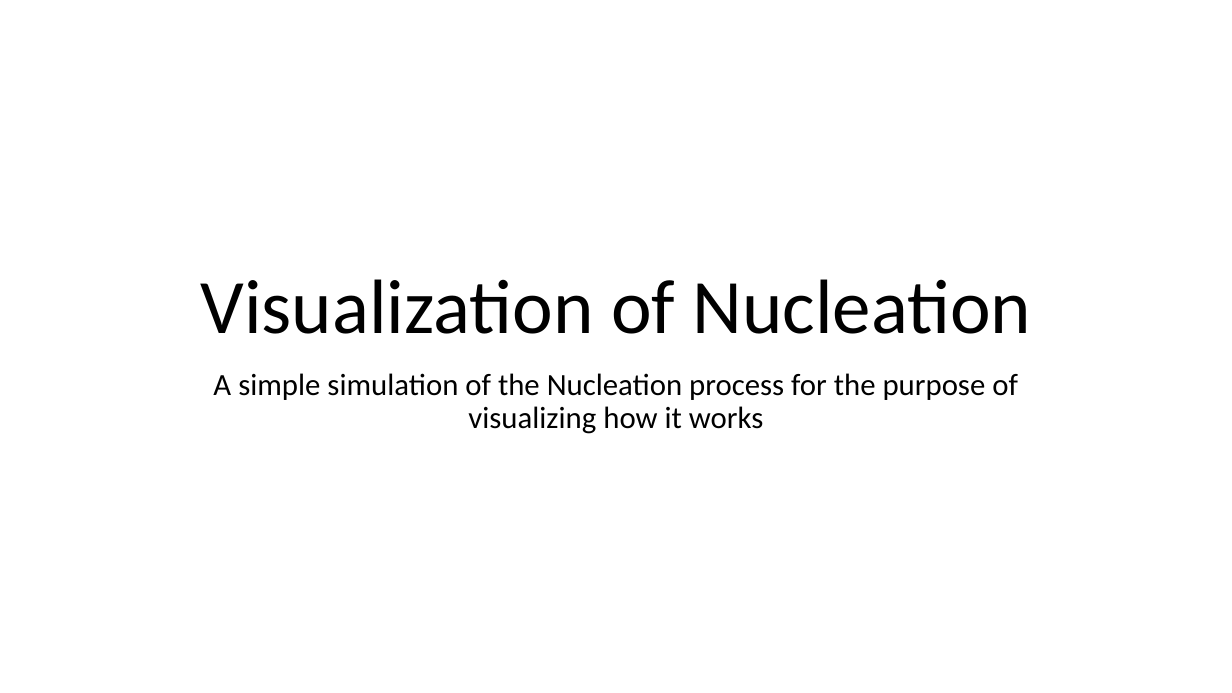
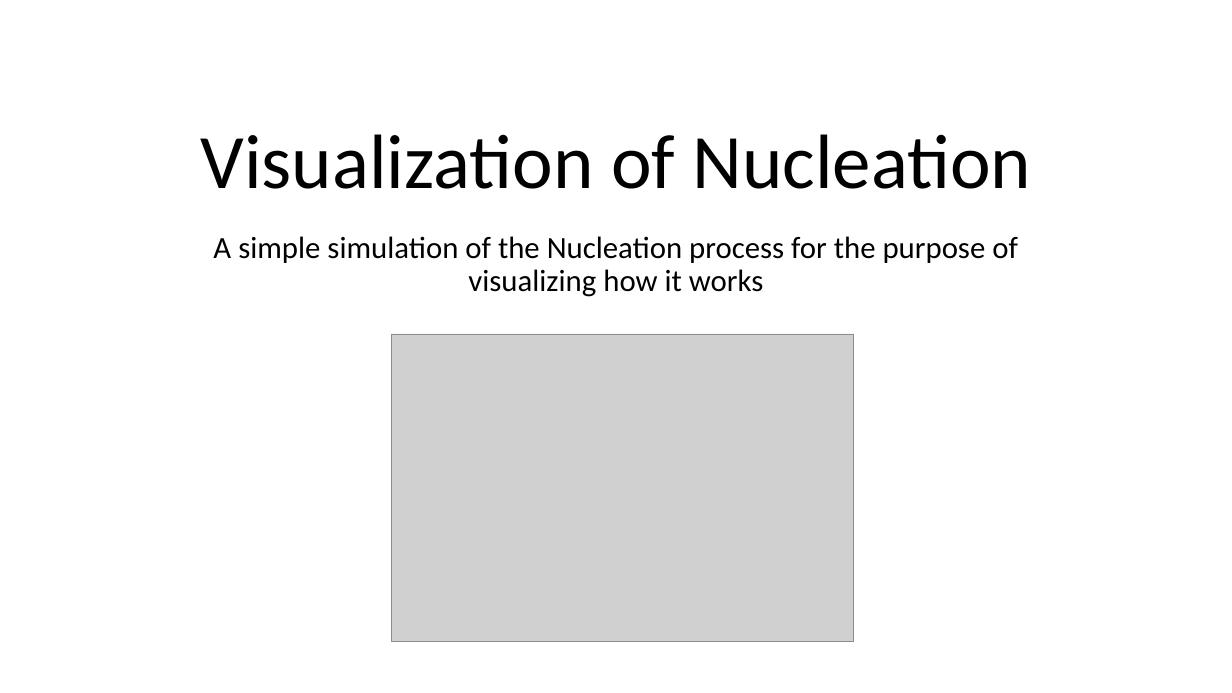
Before and after one commit to marklwatson/nucleation, a slide deck: slide 1 of VisualizationofNucleation.pptx. Drawn at 1232x693 pixels with LibreOffice and Linux fonts; fonts in the diff are those of the drawing; grey boxes stand for pictures. Boxes give left, top, right and bottom in pixels: in the first picture for what was removed or moved away, otherwise in the second. Text is boxed around its words. In the diff, an @@ line names an element or a change of style, - is before the commit and + after.

```diff
--- a/VisualizationofNucleation.pptx
+++ b/VisualizationofNucleation.pptx
@@ title "Visualization of Nucleation": place and size @@
-title "Visualization of Nucleation" at [200,279,1032,334]
+title "Visualization of Nucleation" at [200,134,1032,189]
@@ subtitle "A simple simulation of the ...": place and size @@
-subtitle "A simple simulation of the ..." at [213,373,1018,434]
+subtitle "A simple simulation of the ..." at [213,236,1018,297]
@@ picture added at [392,334,854,641] @@
```
Also in this commit, not shown: 3 other slides changed, 1 slide added, 3 other files.
